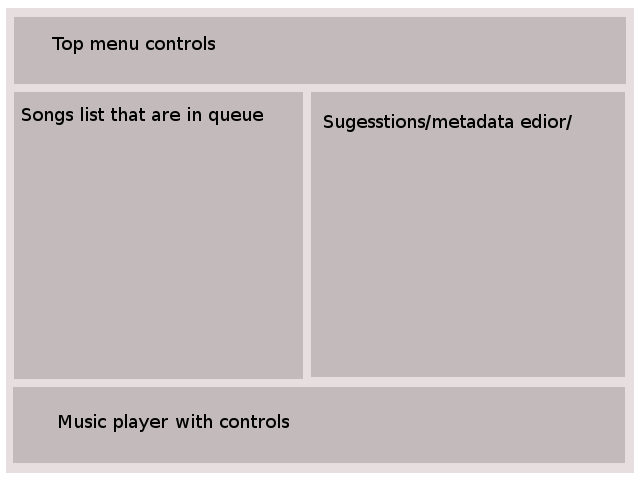
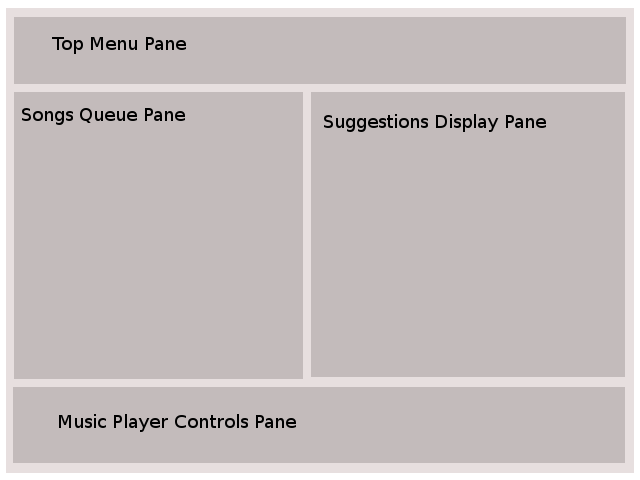
Before/after of a 640px x 480px layered artwork. What changed in the layer stack:
renamed "Sugesstions/metadata edior/" to "Suggestions Display Pae", painted on it over [357, 114, 572, 132]
renamed "Songs list that are in queue" to "Songs Queue Pane", painted on it over [80, 107, 263, 125]
renamed "Top menu controls" to "Top Menu Pane", painted on it over [91, 36, 215, 50]
renamed "Music player with controls" to "Music Player Controls Pane", painted on it over [114, 414, 296, 432]
